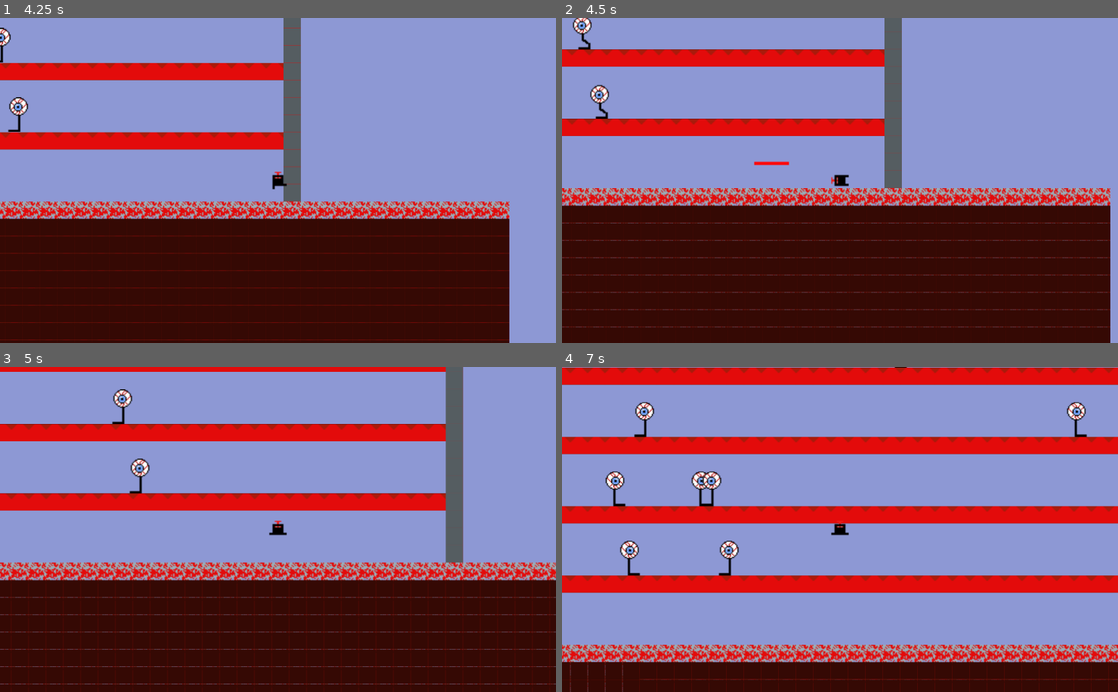
Above: before the commit, frames 1-4 (two rows, left to right).
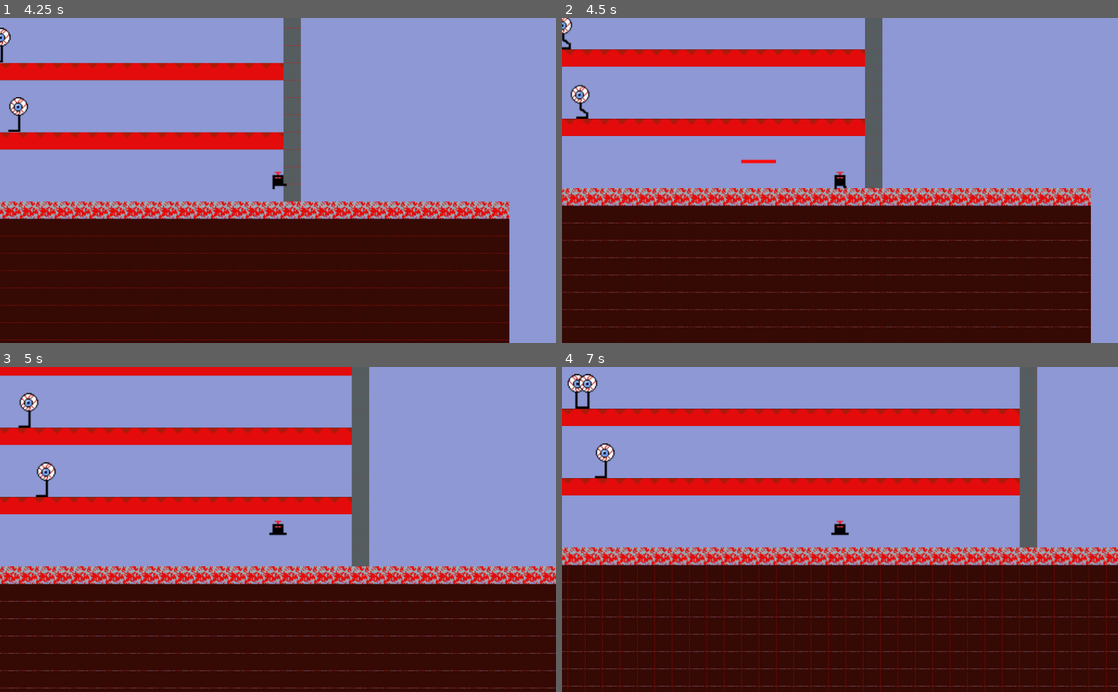
Above: after the commit, the same moments.

Repository: tompasini/Born4Lazers
Game: Godot game, scene res://Worlds/Red World/RedLevel3.tscn
Same seed, same stepped clock (60 frames per second), same inputs: the game is played once before the commit and once after it. This scene is started directly instead of the project's main scene.
Inputs (mouse positions are in pixels of both pictures, inside the frame that each line leads up to):
- Up to frame 1 (4.25 s): move the mouse to (400, 164) at 0.52 s; hold Shift (run) 0.53-1.28 s; hold D (right) 0.53-2.03 s; tap Space (jump) at 0.77, 1.07, 1.52, 1.82, 3.02, 3.32, 3.77, 4.07 s; move the mouse to (166, 196) at 1.27 s; click (166, 196) at 1.35 s; move the mouse to (333, 109) at 2.02 s; hold A (left) 2.03-2.78 s; hold Shift (run) 2.03-2.78 s; move the mouse to (250, 245) at 2.77 s; hold D (right) from 2.78 s (still down); click (250, 245) at 2.85 s; move the mouse to (444, 229) at 3.52 s; hold Shift (run) from 3.53 s (still down)
- Up to frame 2 (4.5 s): move the mouse to (673, 131) at 4.27 s; release D (right) at 4.28 s; release Shift (run) at 4.28 s; hold A (left) from 4.28 s (still down); click (673, 131) at 4.35 s
- Up to frame 3 (5 s): keep holding A (left); tap Space (jump) at 4.52, 4.82 s
- Up to frame 4 (7 s): move the mouse to (867, 529) at 5.02 s; release A (left) at 5.03 s; hold D (right) 5.03-5.78 s; hold Shift (run) 5.03-5.78 s; move the mouse to (756, 448) at 5.77 s; hold A (left) from 5.78 s (still down); click (756, 448) at 5.85 s; tap Space (jump) at 6.02, 6.32, 6.77 s; move the mouse to (962, 513) at 6.52 s; hold Shift (run) from 6.53 s (still down)

Frame 1 is identical in both runs. In frame 2, 10% of the frame differs, in the area x 0-99%, y 0-100%; in frame 3, 20%; in frame 4, 64%, in the area x 0-100%, y 0-100%.

Commit message:
fixed running left bug

Diff:
--- a/Scripts/LZer.gd
+++ b/Scripts/LZer.gd
@@ -45,6 +45,8 @@
 				$AnimatedSprite.flip_h = true
 				if(Input.is_action_pressed("run")):
 					speedMultiplier = 2
+				else:
+					speedMultiplier = 1
 				velocity.x = (-SPEED * speedMultiplier)
 				move()
 		else:
